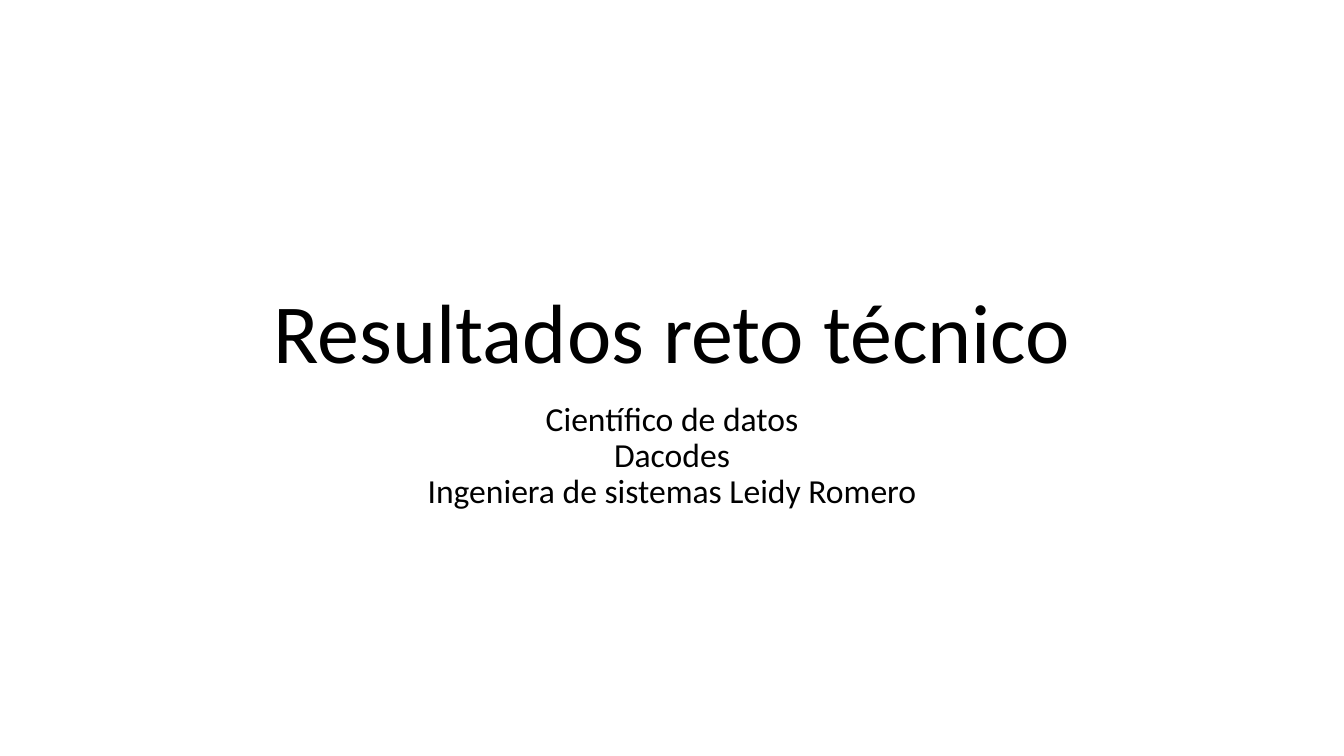
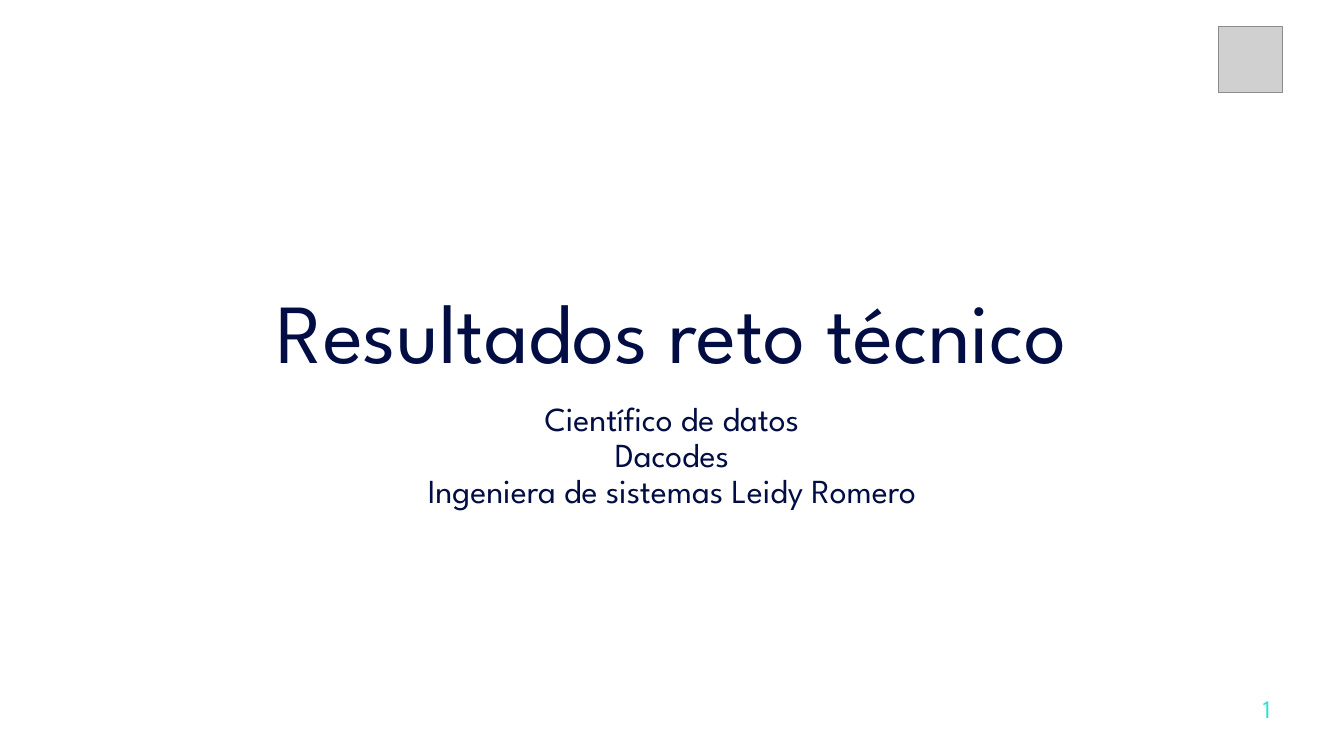
Before and after one commit to LeidyRomero/dacodes_reto, a slide deck: slide 1 of Presentacion corporativa.pptx. Drawn at 1344x756 pixels with LibreOffice and Linux fonts; fonts in the diff are those of the drawing; grey boxes stand for pictures. Boxes give left, top, right and bottom in pixels: in the first picture for what was removed or moved away, otherwise in the second. Text is boxed around its words. In the diff, an @@ line names an element or a change of style, - is before the commit and + after.

```diff
--- a/Presentacion corporativa.pptx
+++ b/Presentacion corporativa.pptx
@@ picture added at <box>1218,26,1282,93</box> @@
@@ title "Resultados reto técnico" at <box>277,305,1066,364</box>: font Calibri to League Spartan, text colour #000000 to #020D43 @@
@@ subtitle "Científico de datos Dacodes Ingeniera ..." at <box>428,407,915,511</box>: font Calibri to League Spartan, text colour #000000 to #020D43 @@
@@ text added at <box>1263,701,1271,718</box>, 18 pt, text #26E5CE @@
+1
```
Also in this commit, not shown: 2 other slides changed, 5 slides added, 2 slides removed.
